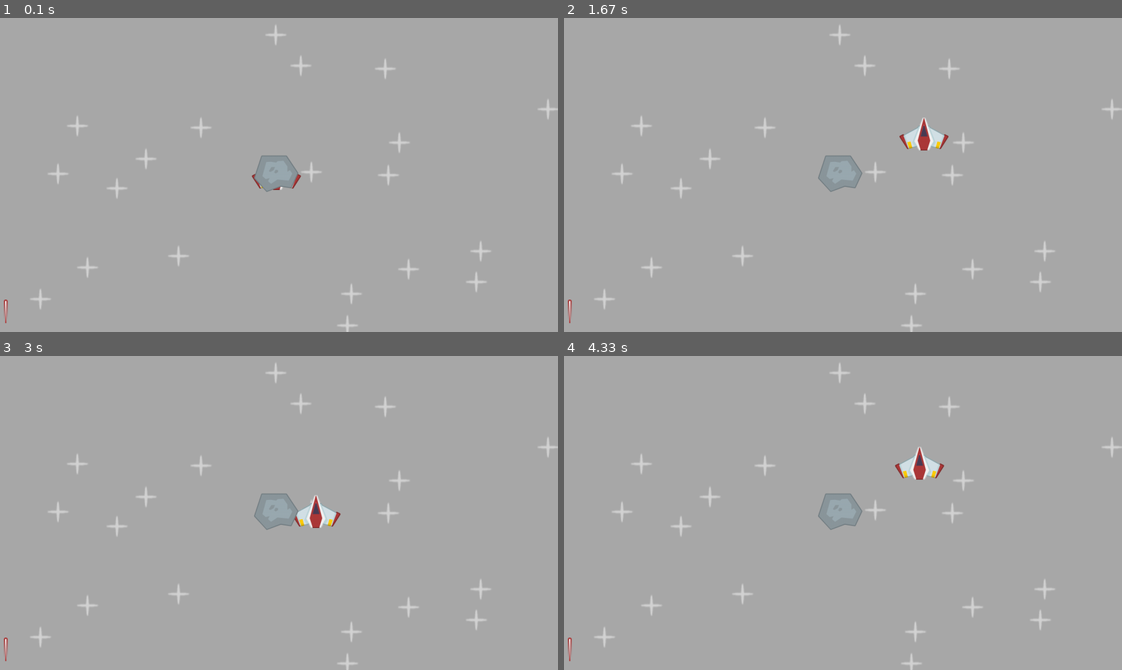
Above: before the commit, frames 1-4 (two rows, left to right).
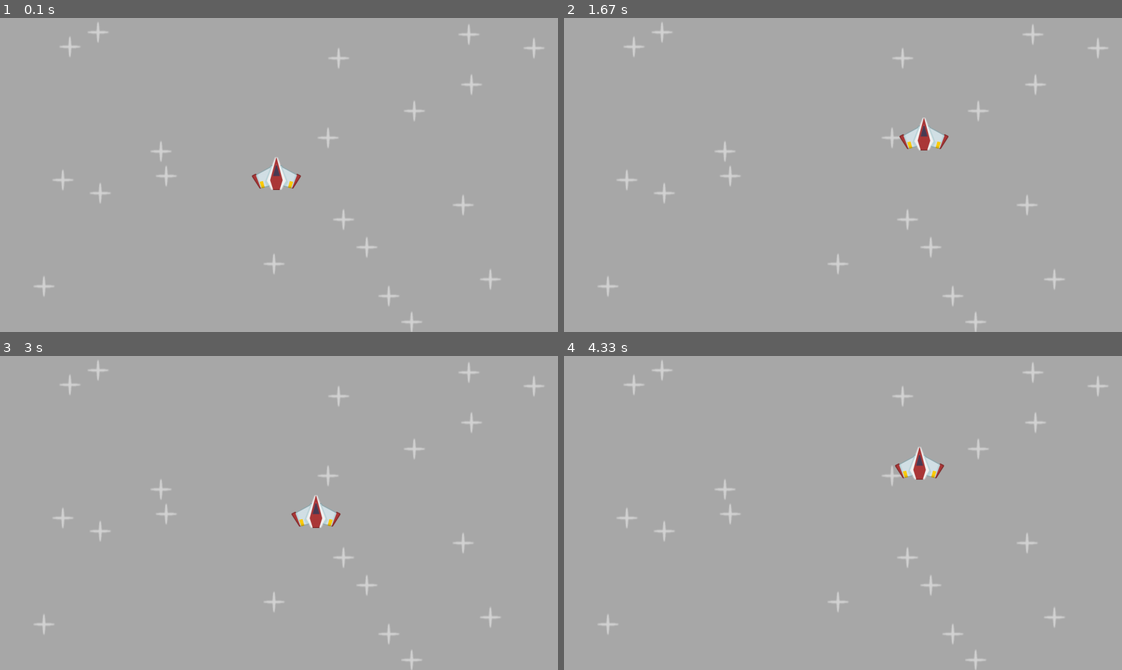
Above: after the commit, the same moments.

Repository: mrinmoy-hex/Pygame_Projects
Game: pygame game, started from space_game/main.py
The game is run twice, just before and just after one commit, with the same random seed, the same clock (stepped at 60 frames per second) and the same inputs.
Inputs:
- Up to frame 1 (0.1 s): no input
- Up to frame 2 (1.67 s): tap Space at 0.33 s; hold Right 0.67-1.13 s; hold Up 1.17-1.47 s; hold Right from 1.5 s (still down)
- Up to frame 3 (3 s): release Right at 1.97 s; hold Left 2-2.53 s; hold Down 2.57-2.87 s; hold Left from 2.9 s (still down)
- Up to frame 4 (4.33 s): release Left at 3.3 s; hold Up 3.33-3.7 s; hold Right from 3.73 s (still down)

The runs differ from the first frame. In frame 1, 2.2% of the frame differs, in the area x 0-100%, y 1-100%; in frame 2, 2.1%; in frame 3, 2.0%; in frame 4, 2.1%.

Commit message:
Organised the code with classes

Diff:
--- a/space_game/main.py
+++ b/space_game/main.py
@@ -2,6 +2,34 @@
 import sys
 from os.path import join
 import random
+
+class Player(pygame.sprite.Sprite):
+    def __init__(self, groups) -> None:
+        super().__init__(groups)
+        self.image = pygame.image.load("space_game/images/player.png").convert_alpha()
+        self.rect = self.image .get_frect(center = (WIDTH / 2, HEIGHT /2))
+        self.player_dir = pygame.math.Vector2()
+        self.player_speed = 300
+
+    def update(self, dt) -> None:
+        keys = pygame.key.get_pressed()
+        self.player_dir.x = int(keys[pygame.K_RIGHT]) - int(keys[pygame.K_LEFT])
+        self.player_dir.y = int(keys[pygame.K_DOWN]) - int(keys[pygame.K_UP])
+        self.player_dir = self.player_dir.normalize() if self.player_dir else self.player_dir
+        self.rect.center += self.player_dir * self.player_speed * dt
+
+        recent_keys = pygame.key.get_just_pressed()
+        if recent_keys[pygame.K_SPACE]:
+            print("fire laser")
+
+    # for debugging player direction
+    # print(player_dir)
+
+class Stars(pygame.sprite.Sprite):
+    def __init__(self, groups, surf) -> None:
+        super().__init__(groups)
+        self.image = surf
+        self.rect = self.image.get_frect(center = (random.randint(2, WIDTH - 23), random.randint(2, HEIGHT - 23)))
 
 # general setup
 pygame.init()
@@ -12,26 +40,19 @@
 screen = pygame.display.set_mode((WIDTH, HEIGHT))
 pygame.display.set_caption("Space Shooter")
 
-surf = pygame.Surface((100, 200))
-surf.fill('orange')
-x = 100
+all_sprites = pygame.sprite.Group()
+# all_sprites.add(player) # not required as it's added in the group by init method
+star_surf = pygame.image.load(join("space_game","images", "star.png")).convert_alpha()
+for i in range(20):
+    Stars(all_sprites, star_surf)
+player = Player(all_sprites)
 
-# importing an image
-player = pygame.image.load("images/player.png").convert_alpha()
-player_rect = player.get_frect(center = (WIDTH / 2, HEIGHT /2))
-player_dir = pygame.math.Vector2()
-# print(player_dir)
-player_speed = 300
-
-stars = pygame.image.load(join("images", "star.png")).convert_alpha()
-
-meteor = pygame.image.load("images/meteor.png").convert_alpha()
+meteor = pygame.image.load("space_game/images/meteor.png").convert_alpha()
 meteor_rect = meteor.get_frect(center = (WIDTH / 2, HEIGHT /2))
 
-lazer = pygame.image.load("images/laser.png").convert_alpha()
+lazer = pygame.image.load("space_game/images/laser.png").convert_alpha()
 lazer_rect = lazer.get_frect(bottomleft = (20, HEIGHT - 20))
 
-star_pos = [(random.randint(2, WIDTH - 23), random.randint(2, HEIGHT - 23)) for _ in range(20)]
 
 while True:
     dt = clock.tick(120) / 1000    # delta time
@@ -39,38 +60,11 @@
         if event.type == pygame.QUIT:
             pygame.quit()
             sys.exit()
-        # if event.type == pygame.KEYDOWN:
-        #     print(event.key == pygame.K_0)
 
-        # if event.type == pygame.MOUSEMOTION:
-        #     player_rect.center = event.pos
+    all_sprites.update(dt)
 
-    # input
-    # print(pygame.mouse.get_pressed())
-    keys = pygame.key.get_pressed()
-    player_dir.x = int(keys[pygame.K_RIGHT]) - int(keys[pygame.K_LEFT])
-    # if keys[pygame.K_RIGHT]:
-    #     player_dir.x = 1
-    # else:
-    #     player_dir.x = 0
-    player_dir = player_dir.normalize() if player_dir else player_dir
-    player_dir.y = int(keys[pygame.K_DOWN]) - int(keys[pygame.K_UP])
-    player_rect.center += player_dir * player_speed * dt
-    # for debugging player direction
-    print(player_dir)
-    # draw the game
     screen.fill('darkgray')
-
-    # draw stars
-    for pos in star_pos:
-        screen.blit(stars, pos)
-
-    screen.blit(player, player_rect)
-    # player_rect.x += 50
-    # player_rect.y -= 50
-
-    # player_rect.center += player_dir * player_speed * dt
-    screen.blit(lazer, lazer_rect)
-    screen.blit(meteor, meteor_rect)
+    # screen.blit(player.image, player.rect) Not an ideal approach
+    all_sprites.draw(screen)
 
     pygame.display.update()
Binary file added: space_game/images/Screenshot_20240904_191411.png
